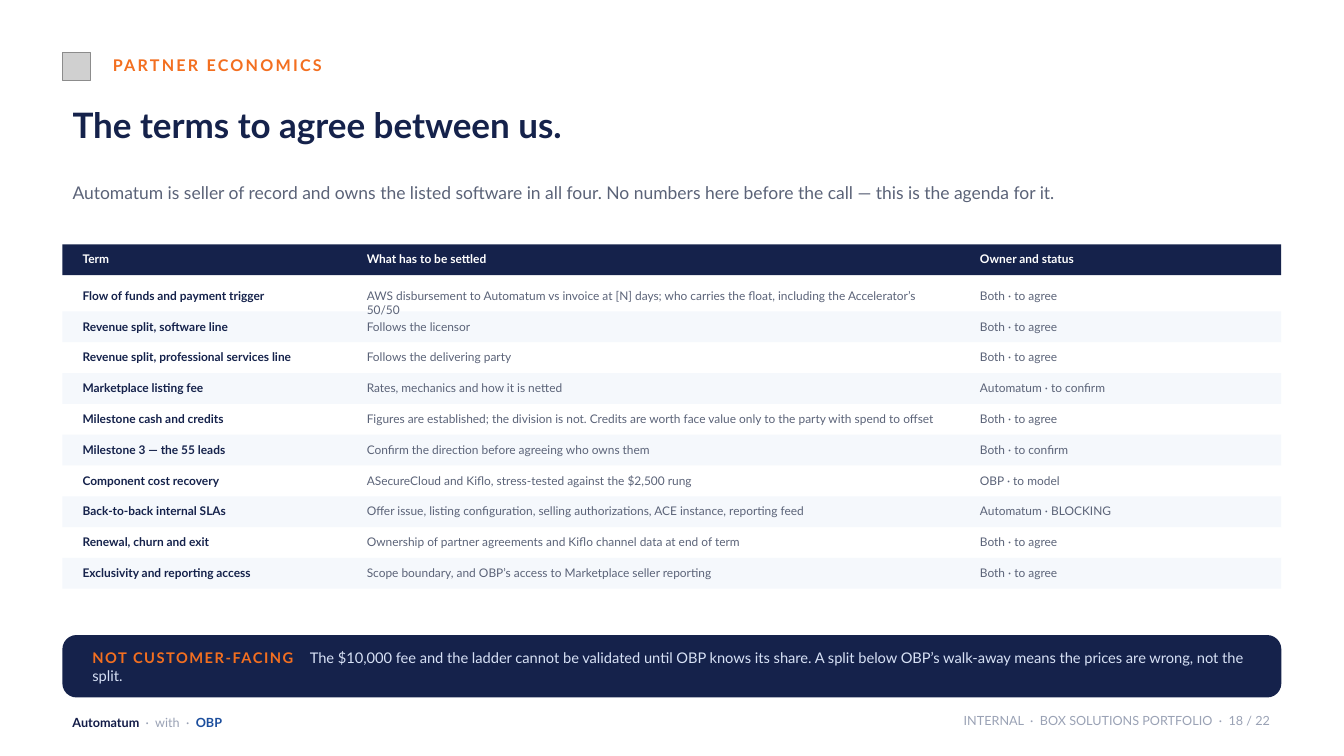
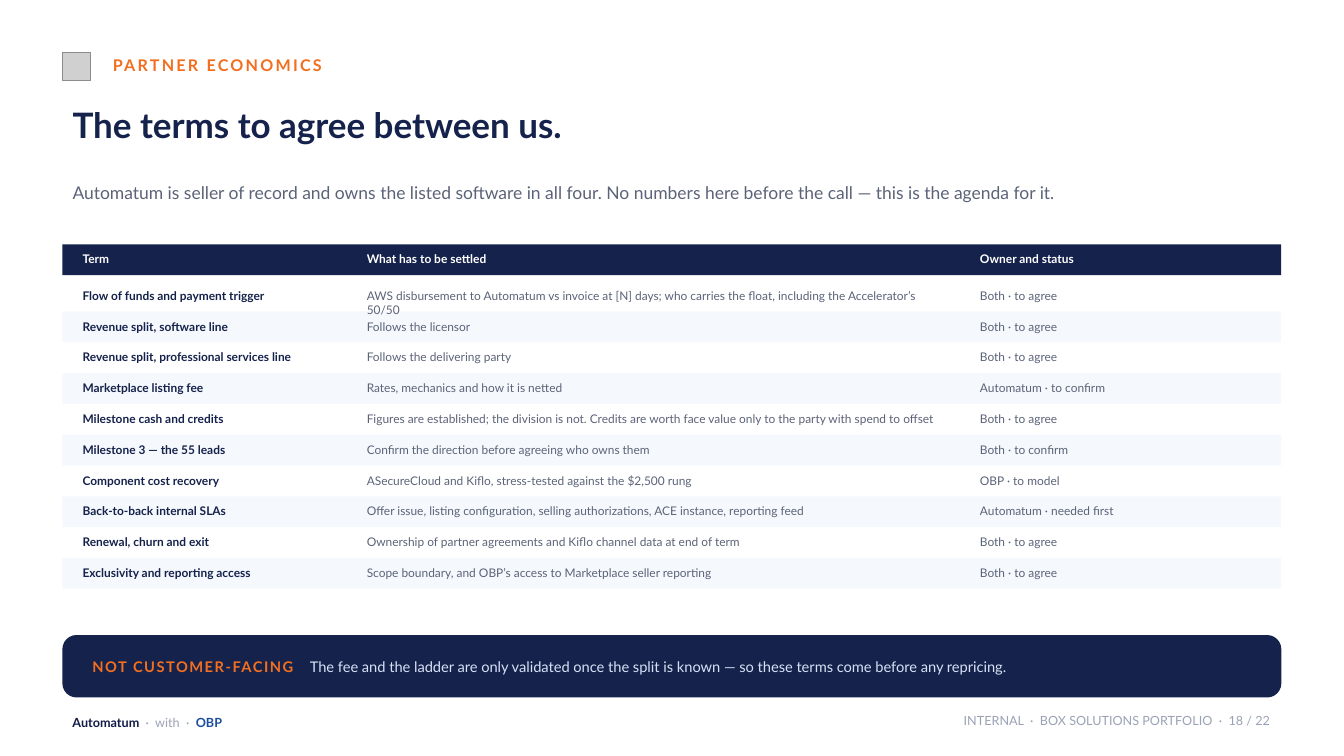
Before and after one commit to KianteEvans/barberbook, a slide deck: slide 18 of docs/deck/BOX_Solutions_Revised.pptx. Drawn at 1344x756 pixels with LibreOffice and Linux fonts; fonts in the diff are those of the drawing; grey boxes stand for pictures; background and template pictures are left out. Boxes give left, top, right and bottom in pixels: in the first picture for what was removed or moved away, otherwise in the second. Text is boxed around its words. In the diff, an @@ line names an element or a change of style, - is before the commit and + after.

```diff
--- a/docs/deck/BOX_Solutions_Revised.pptx
+++ b/docs/deck/BOX_Solutions_Revised.pptx
@@ text at (x1=980, y1=506, x2=1114, y2=515): text changed @@
-Automatum · BLOCKING
+Automatum · needed first
@@ text at (x1=92, y1=661, x2=1006, y2=675): text changed @@
-NOT CUSTOMER-FACING The $10,000 fee and the ladder cannot be validated until OBP knows its share. A split below OBP’s walk-away means the prices are wrong, not the split.
+NOT CUSTOMER-FACING The fee and the ladder are only validated once the split is known — so these terms come before any repricing.
```
Also in this commit, not shown: 6 other slides changed, 2 other files.
